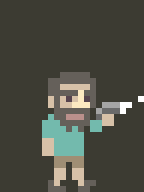
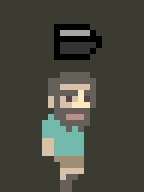
Layered file, before and after one edit (144px x 192px). Changes by layer:
removed group "Video Group 3" (10 layers) over [90, 96, 144, 132]
removed layer "Layer 74 copy 5" (1st of 5, in "Video Group 3") from group "Video Group 3" over [90, 114, 114, 132]
removed layer "2" (1st of 5, in "Video Group 3") from group "Video Group 3" over [90, 96, 144, 132]
removed layer "Layer 74 copy 5" (2nd of 5, in "Video Group 3") from group "Video Group 3" over [90, 114, 114, 132]
removed layer "2" (2nd of 5, in "Video Group 3") from group "Video Group 3" over [90, 96, 144, 132]
removed layer "Layer 74 copy 5" (3rd of 5, in "Video Group 3") from group "Video Group 3" over [90, 114, 114, 132]
removed layer "2" (3rd of 5, in "Video Group 3") from group "Video Group 3" over [90, 96, 144, 132]
removed layer "Layer 74 copy 5" (4th of 5, in "Video Group 3") from group "Video Group 3" over [90, 114, 114, 132]
removed layer "2" (4th of 5, in "Video Group 3") from group "Video Group 3" over [90, 96, 144, 132]
removed layer "2" (5th of 5, in "Video Group 3") from group "Video Group 3" over [90, 96, 144, 132]
added group "Video Group 4" with 8 layers above "Guy" over [54, 24, 102, 60]
added layer "Layer 12" in group "Video Group 4" over [54, 24, 102, 60]
added layer "Layer 74 copy 2" (1st of 4, in "Video Group 4") in group "Video Group 4" over [54, 24, 102, 60]
added layer "Layer 11" in group "Video Group 4" over [54, 24, 102, 60]
added layer "Layer 74 copy 2" (2nd of 4, in "Video Group 4") in group "Video Group 4" over [54, 24, 102, 60]
added layer "Layer 10" in group "Video Group 4" over [54, 24, 102, 60]
added layer "Layer 74 copy 2" (3rd of 4, in "Video Group 4") in group "Video Group 4" over [54, 24, 102, 60]
added layer "Layer 9" in group "Video Group 4" over [54, 24, 102, 60]
added layer "Layer 74 copy 2" (4th of 4, in "Video Group 4") in group "Video Group 4" over [54, 24, 102, 60]
…and 1 more changes (1 removed)
